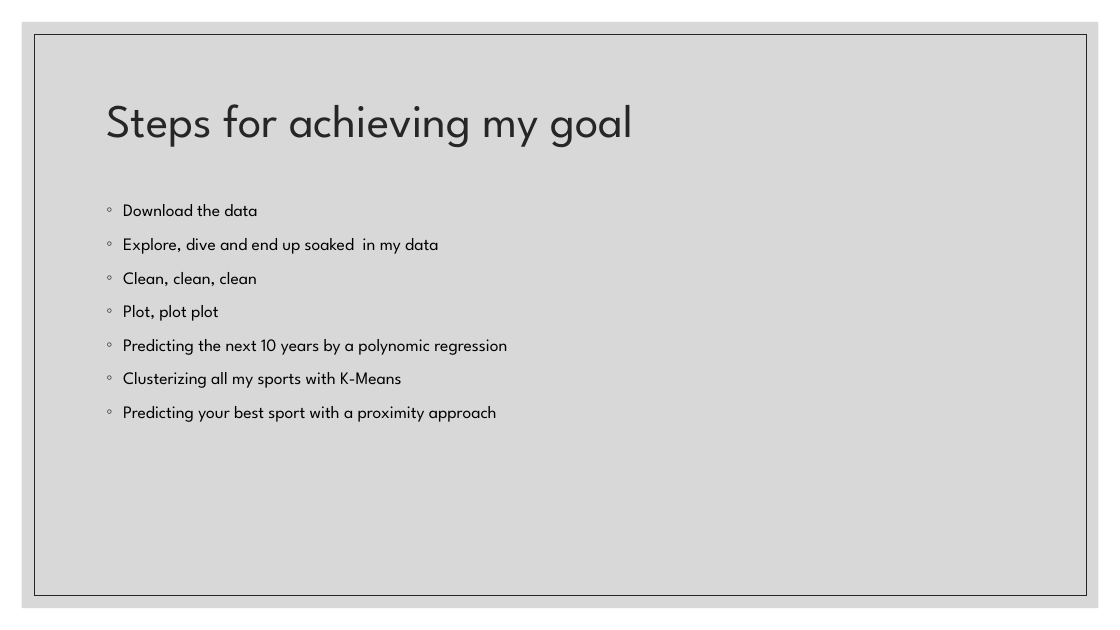
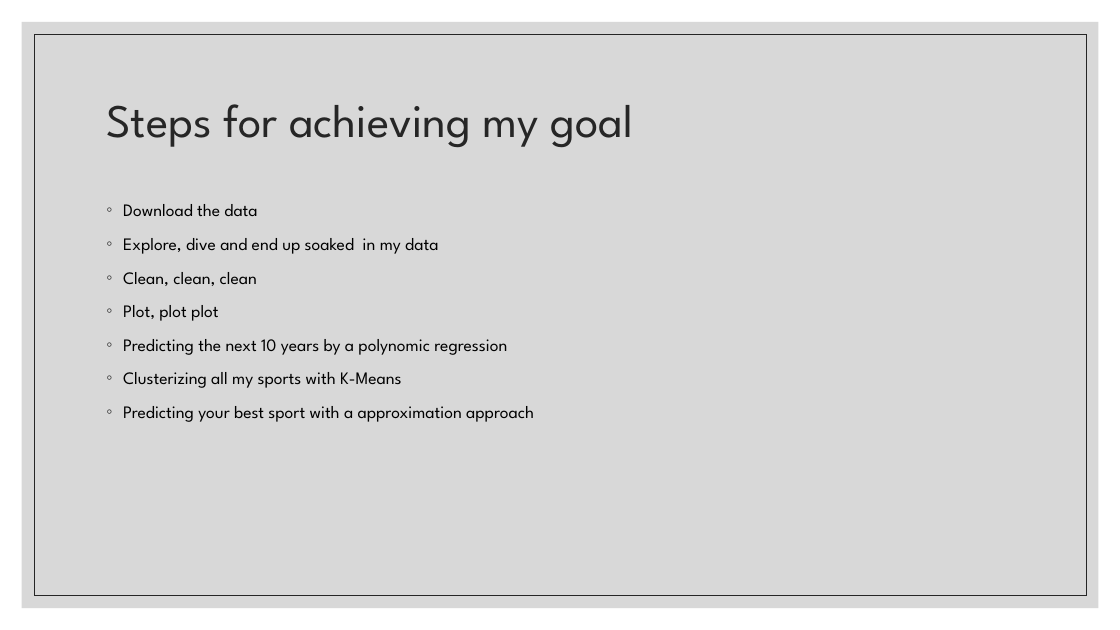
Before and after one commit to Jorge-Solana/Economical_Sports_Hisotry_and_Best_suitable_sport, a slide deck: slide 14 of Slide_Show/The Story of Sports.pptx. Drawn at 1120x630 pixels with LibreOffice and Linux fonts; fonts in the diff are those of the drawing. Boxes give left, top, right and bottom in pixels: in the first picture for what was removed or moved away, otherwise in the second. Text is boxed around its words. In the diff, an @@ line names an element or a change of style, - is before the commit and + after.

```diff
--- a/Slide_Show/The Story of Sports.pptx
+++ b/Slide_Show/The Story of Sports.pptx
@@ text at bbox=[123, 406, 534, 422]: text changed @@
-◦ Predicting your best sport with a proximity approach
+◦ Predicting your best sport with a approximation approach
```
Also in this commit, not shown: 2 other slides changed, 4 slides added.
